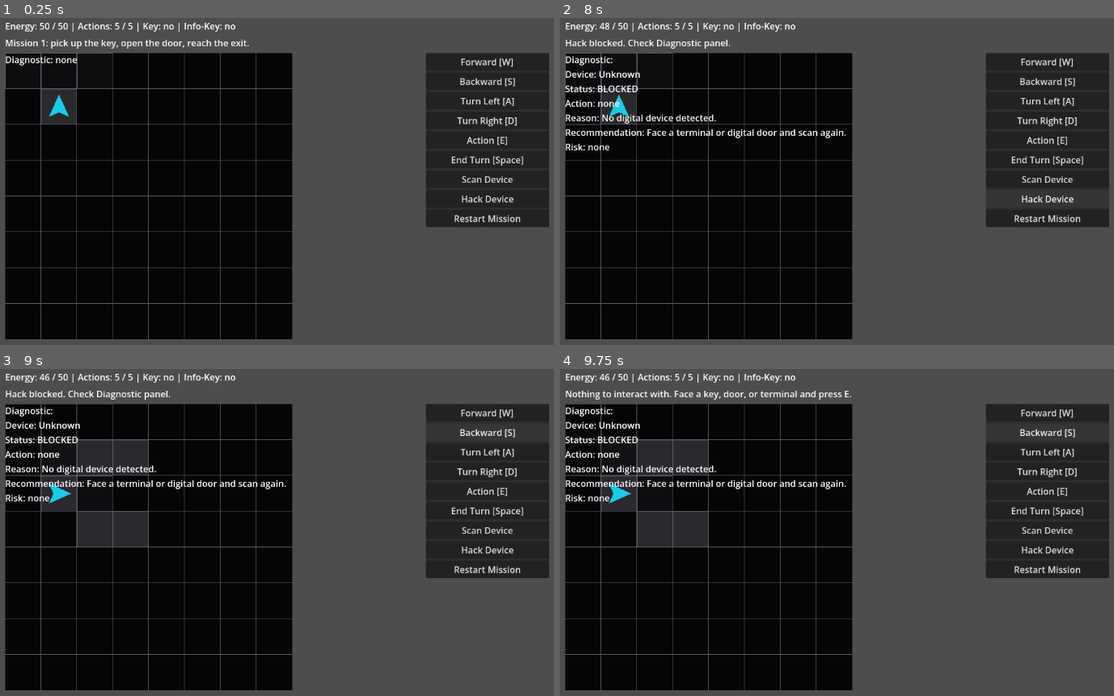
Above: before the commit, frames 1-4 (two rows, left to right).
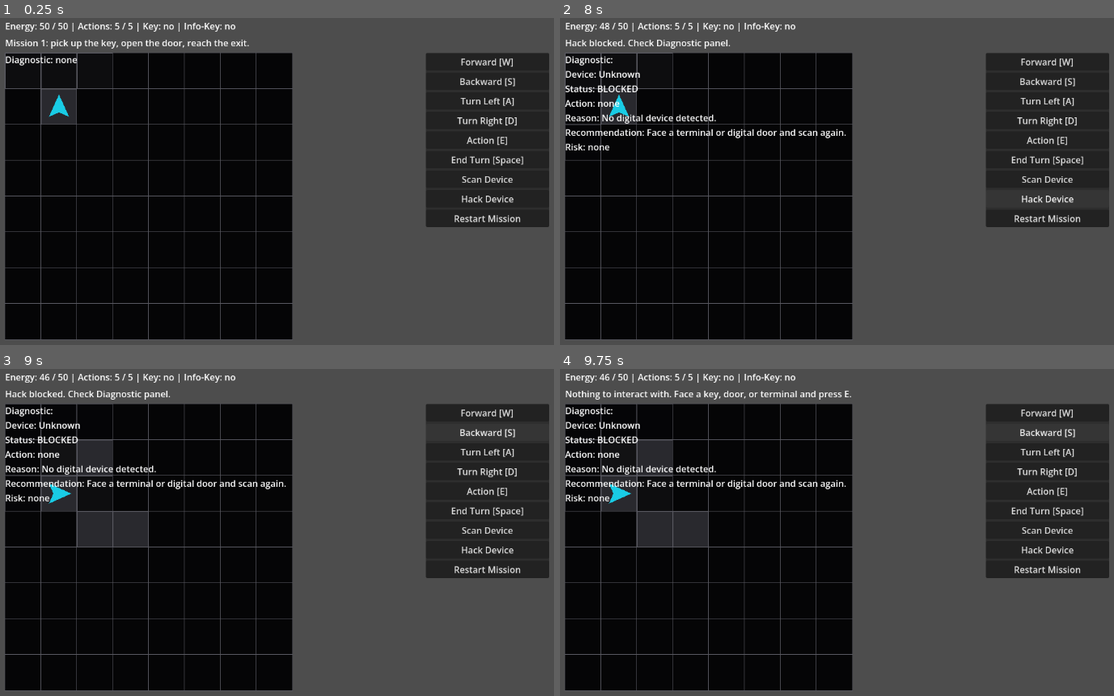
Above: after the commit, the same moments.

Repository: JUSTConnect/bibop
Game: Godot game, scene res://scenes/main.tscn
Same seed, same stepped clock (60 frames per second), same inputs: the game is played once before the commit and once after it.
Inputs:
- Up to frame 1 (0.25 s): no input
- Up to frame 2 (8 s): click "Restart Mission" at 0.5 s; click "Restart Mission" at 1.25 s; click "Restart Mission" at 2 s; click "Forward [W]" at 2.75 s; click "Turn Left [A]" at 3.5 s; click "Turn Right [D]" at 4.25 s; click "Action [E]" at 5 s; click "End Turn [Space]" at 5.75 s; click "Scan Device" at 6.5 s; click "Hack Device" at 7.25 s
- Up to frame 3 (9 s): click "Backward [S]" at 8 s; tap Enter at 8.75 s; hold Right (turn_right) from 8.78 s (still down); hold Space (end_turn) from 8.78 s (still down)
- Up to frame 4 (9.75 s): release Right (turn_right) at 9.53 s; release Space (end_turn) at 9.53 s; hold Down (move_backward) from 9.53 s (still down); tap E (interact) at 9.6 s

Frames 1-2 are identical in both runs. In frame 3, 0.6% of the frame differs, in the area x 20-27%, y 21-33%; in frame 4, 0.6%.

Commit message:
Fix visor LOS to stop revealing through walls

Diff:
--- a/scripts/field/grid_manager.gd
+++ b/scripts/field/grid_manager.gd
@@ -162,26 +162,51 @@
 func is_vision_blocking_tile(tile_type: int) -> bool:
 	return tile_type == TILE_WALL
 
-func reveal_vision_ray(origin_position: Vector2i, direction_vector: Vector2i, side_vector: Vector2i, side_offset: int, vision_range: int) -> void:
-	for distance in range(1, vision_range + 1):
-		var ray_position := origin_position + direction_vector * distance + side_vector * side_offset
-		if not is_in_bounds(ray_position):
-			break
-
-		reveal_cell(ray_position)
-		if is_vision_blocking_tile(get_tile(ray_position)):
-			break
+func has_line_of_sight(origin_position: Vector2i, target_position: Vector2i) -> bool:
+	if origin_position == target_position:
+		return true
+
+	var delta := target_position - origin_position
+	var steps := maxi(abs(delta.x), abs(delta.y))
+	if steps <= 0:
+		return true
+
+	var step_vector := Vector2(float(delta.x) / float(steps), float(delta.y) / float(steps))
+
+	for step in range(1, steps + 1):
+		var sample_position := Vector2(origin_position) + step_vector * step
+		var check_position := Vector2i(roundi(sample_position.x), roundi(sample_position.y))
+
+		if not is_in_bounds(check_position):
+			return false
+
+		if check_position == target_position:
+			return true
+
+		if is_vision_blocking_tile(get_tile(check_position)):
+			return false
+
+	return false
+
+func reveal_visible_target(origin_position: Vector2i, target_position: Vector2i) -> void:
+	if not is_in_bounds(target_position):
+		return
+
+	if has_line_of_sight(origin_position, target_position):
+		reveal_cell(target_position)
 
 func reveal_by_vision(origin_position: Vector2i, direction_vector: Vector2i, vision_range: int) -> void:
 	clear_visible_cells()
 	reveal_cell(origin_position)
 
 	var side_vector := Vector2i(-direction_vector.y, direction_vector.x)
-	reveal_vision_ray(origin_position, direction_vector, side_vector, 0, vision_range)
-
-	var side_range := mini(2, vision_range)
-	reveal_vision_ray(origin_position, direction_vector, side_vector, 1, side_range)
-	reveal_vision_ray(origin_position, direction_vector, side_vector, -1, side_range)
+	for distance in range(1, vision_range + 1):
+		var center_position := origin_position + direction_vector * distance
+		reveal_visible_target(origin_position, center_position)
+
+		if distance <= 2:
+			reveal_visible_target(origin_position, center_position + side_vector)
+			reveal_visible_target(origin_position, center_position - side_vector)
 
 	queue_redraw()
 
